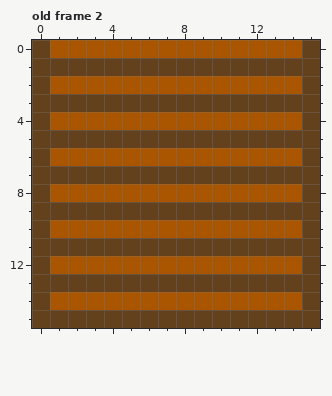
A pixel-art file gets an edit: art/tileset.aseprite. That is the earlier state.
16x16 pixels, 2 frames. Shown: old frame 2. The commit also changed other frames, which this record leaves out.
Once edited:
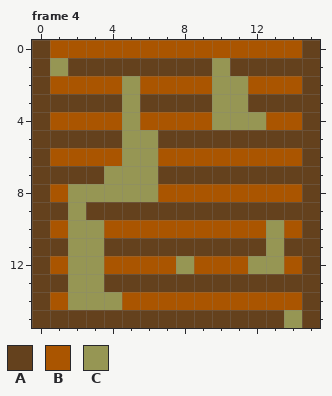
Palette (. is transparent): A #64411d  B #aa5500  C #969654
A new or re-ordered frame is compared with the old frame closest to it.
The exact change:
frames 2 -> 5
layer "Layer 2" added
Frame 4 is new; against old frame 2, layer "Layer 2":
y 1: x 1 A -> C; x 10 A -> C
y 2: x 5 B -> C; x 10..11 BB -> CC
y 3: x 5 A -> C; x 10..11 AA -> CC
y 4: x 5 B -> C; x 10..12 BBB -> CCC
y 5: x 5..6 AA -> CC
y 6: x 5..6 BB -> CC
y 7: x 4..6 AAA -> CCC
y 8: x 2..6 BBBBB -> CCCCC
y 9: x 2 A -> C
y 10: x 2..3 BB -> CC; x 13 B -> C
y 11: x 2..3 AA -> CC; x 13 A -> C
y 12: x 2..3 BB -> CC; x 8 B -> C; x 12..13 BB -> CC
y 13: x 2..3 AA -> CC
y 14: x 2..4 BBB -> CCC
y 15: x 14 A -> C
